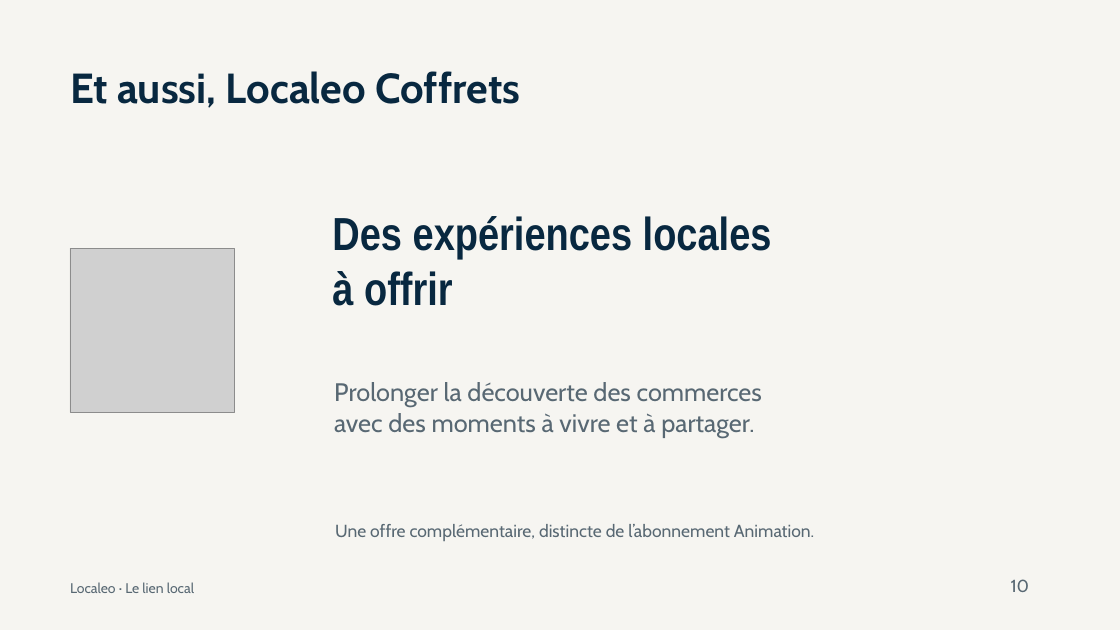
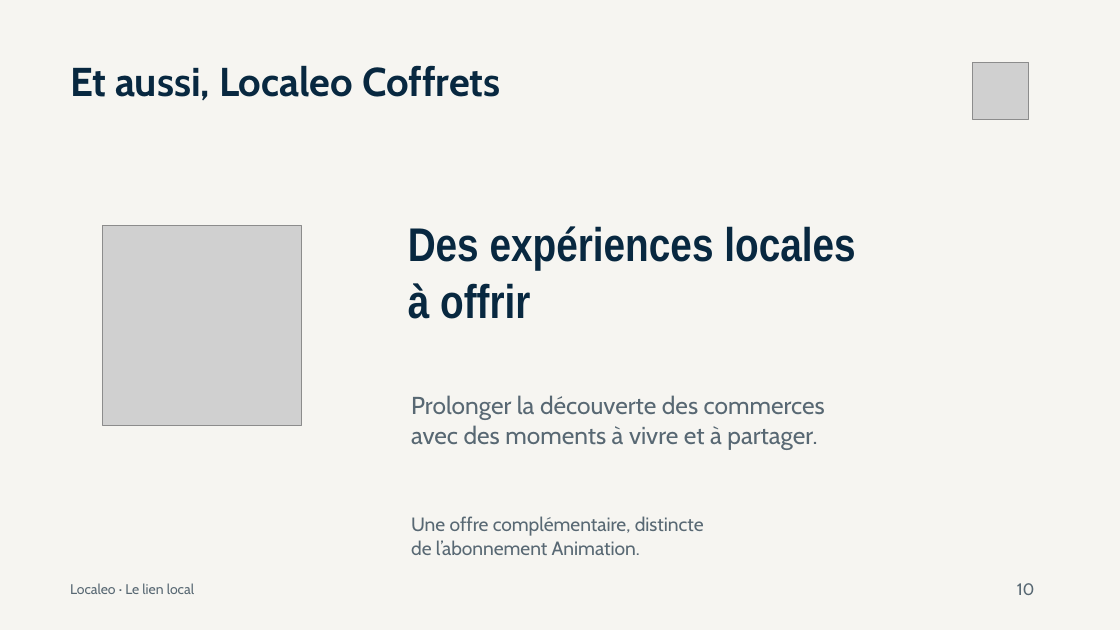
Before and after one commit to contactlocaleo/localeo-projet, a slide deck: slide 10 of livrables/communication/presentation-localeo-animation.pptx. Drawn at 1120x630 pixels with LibreOffice and Linux fonts; fonts in the diff are those of the drawing; grey boxes stand for pictures. Boxes give left, top, right and bottom in pixels: in the first picture for what was removed or moved away, otherwise in the second. Text is boxed around its words. In the diff, an @@ line names an element or a change of style, - is before the commit and + after.

```diff
--- a/livrables/communication/presentation-localeo-animation.pptx
+++ b/livrables/communication/presentation-localeo-animation.pptx
@@ text "Et aussi, Localeo Coffrets" at <box>70,65,501,100</box>: size 36 to 34.5 pt @@
@@ picture: place and size @@
-picture at <box>70,248,234,413</box>
+picture at <box>972,62,1029,119</box>
@@ picture added at <box>103,226,302,426</box> @@
@@ text "Des expériences locales": place and size @@
-text "Des expériences locales" at <box>332,216,772,306</box>
+text "Des expériences locales" at <box>408,226,855,319</box>
@@ text "Des expériences locales" at <box>408,226,855,319</box>: size 39.8 to 40.5 pt @@
@@ text "Prolonger la découverte des commerces": place and size @@
-text "Prolonger la découverte des commerces" at <box>334,382,762,438</box>
+text "Prolonger la découverte des commerces" at <box>411,395,825,449</box>
@@ text "Prolonger la découverte des commerces" at <box>411,395,825,449</box>: size 21.8 to 21 pt @@
@@ text at <box>411,516,704,555</box>: text changed; size 15 to 16.5 pt @@
-Une offre complémentaire, distincte de l’abonnement Animation.
+Une offre complémentaire, distincte
+de l’abonnement Animation.
@@ text "10" at <box>1017,583,1035,595</box>: size 15 to 14.2 pt @@
```
Also in this commit, not shown: 11 other slides changed, 21 other files.
